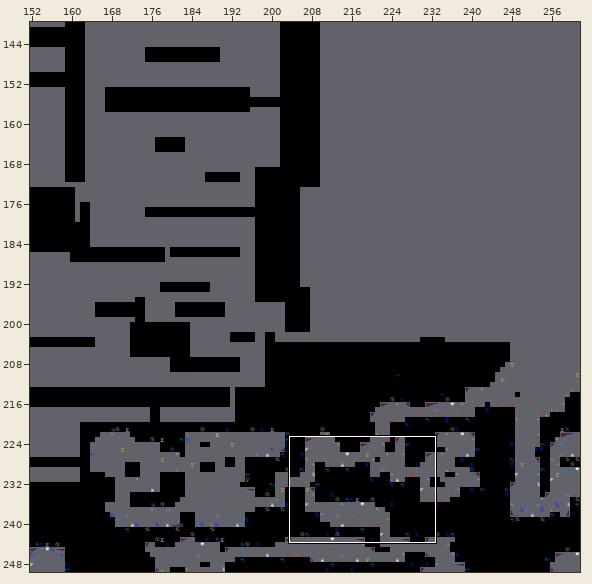
One commit to this Tiled map: DownloadedData/TheCave.tmx. The first picture is a wide view before the edit; the outline marks the close-up.
Close-up. Before:
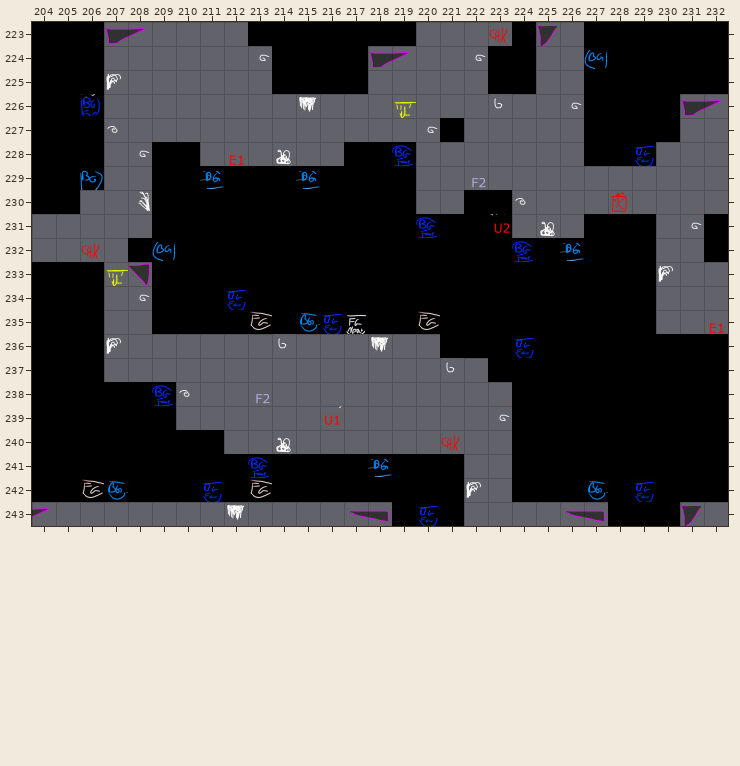
Cells are 120x120 px. Shown: x 204..232, y 223..243. The commit also changed other parts of the map, which this record leaves out.
After the commit:
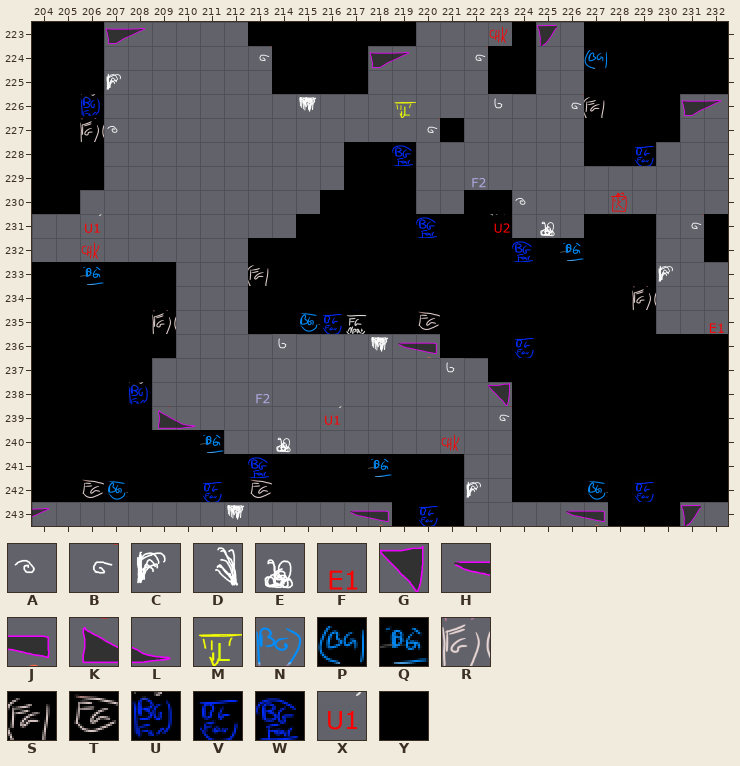
Key: from "UpperCaveObjectTiles": A 5, B 6, C 10, D 11, E 13, F 30, G 45, H 58, J 59, K 75, L 76, M 92, N 115, P 116, Q 118, R 120, S 121, T 122, U 125, V 127, W 128, X 135; from "UpperCaveTiles": Y 12.
_ is an empty cell.
See-through tiles are keyed as they look on the map.
From old to new:
Layer "Level":
There is now tile Y in rows 233 to 235 at x 207 to 208; in row 236 at x 207 to 209; in row 237 at x 207 to 208.
Tile Y is removed in row 228 at x 209 to 210; in row 229 at x 209 to 216; in row 230 at x 209 to 215; in row 231 at x 209 to 214; in row 232 at x 208 to 212; in rows 233 to 235 at x 210 to 212.
Tile Y is removed in rows 238 to 239 at x 209.
Layer "Objects":
There is now tile G in row 238 at x 223.
There is now tile H in row 236 at x 219.
There is now tile J in row 236 at x 220.
There is now tile K in row 239 at x 209.
There is now tile L in row 239 at x 210.
There is now tile Q in row 233 at x 206; in row 240 at x 211.
There is now tile R in row 227 at x 206; in row 234 at x 229; in row 235 at x 209.
There is now tile S in row 226 at x 227; in row 233 at x 213.
There is now tile U in row 238 at x 208.
There is now tile X in row 231 at x 206.
Tile A is removed in row 238 at x 210.
Tile B is removed in row 228 at x 208; in row 234 at x 208.
Tile C is removed in row 236 at x 207.
Tile D is removed in row 230 at x 208.
Tile E is removed in row 228 at x 214.
Tile F is removed in row 228 at x 212.
Tile G is removed in row 233 at x 208.
Tile M is removed in row 233 at x 207.
Tile N is removed in row 229 at x 206.
Tile P is removed in row 232 at x 209.
Tile Q is removed in row 229 at x 211 and 215.
Tile T is removed in row 235 at x 213.
Tile V is removed in row 234 at x 212.
Tile W is removed in row 238 at x 209.
